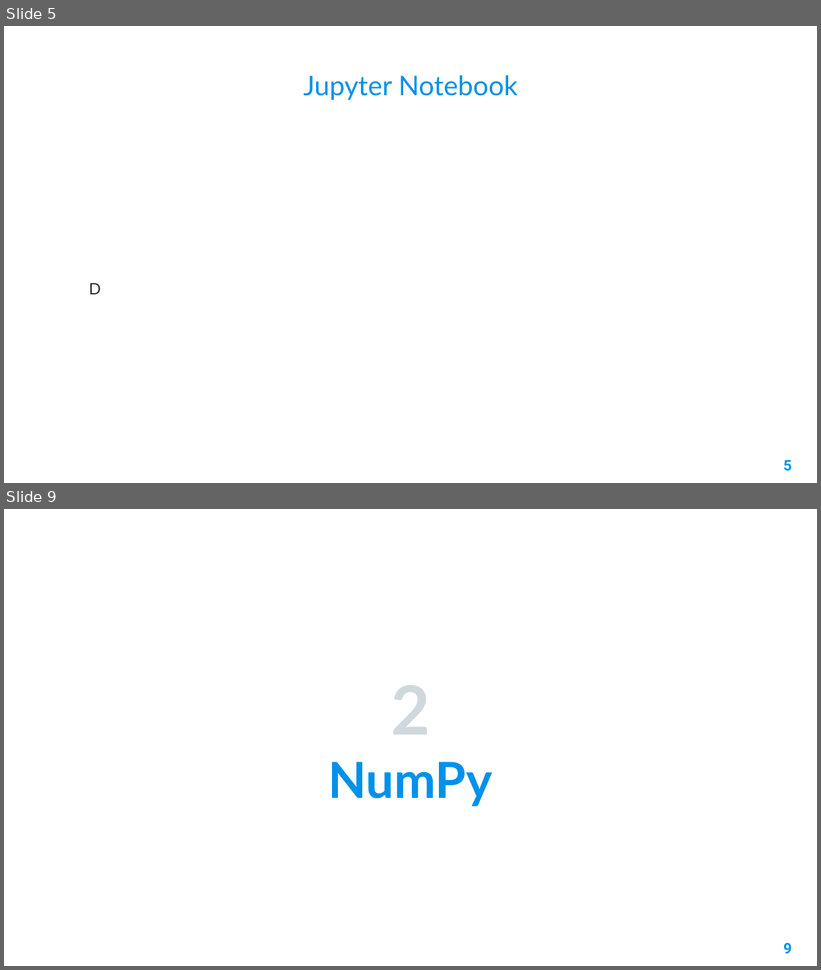
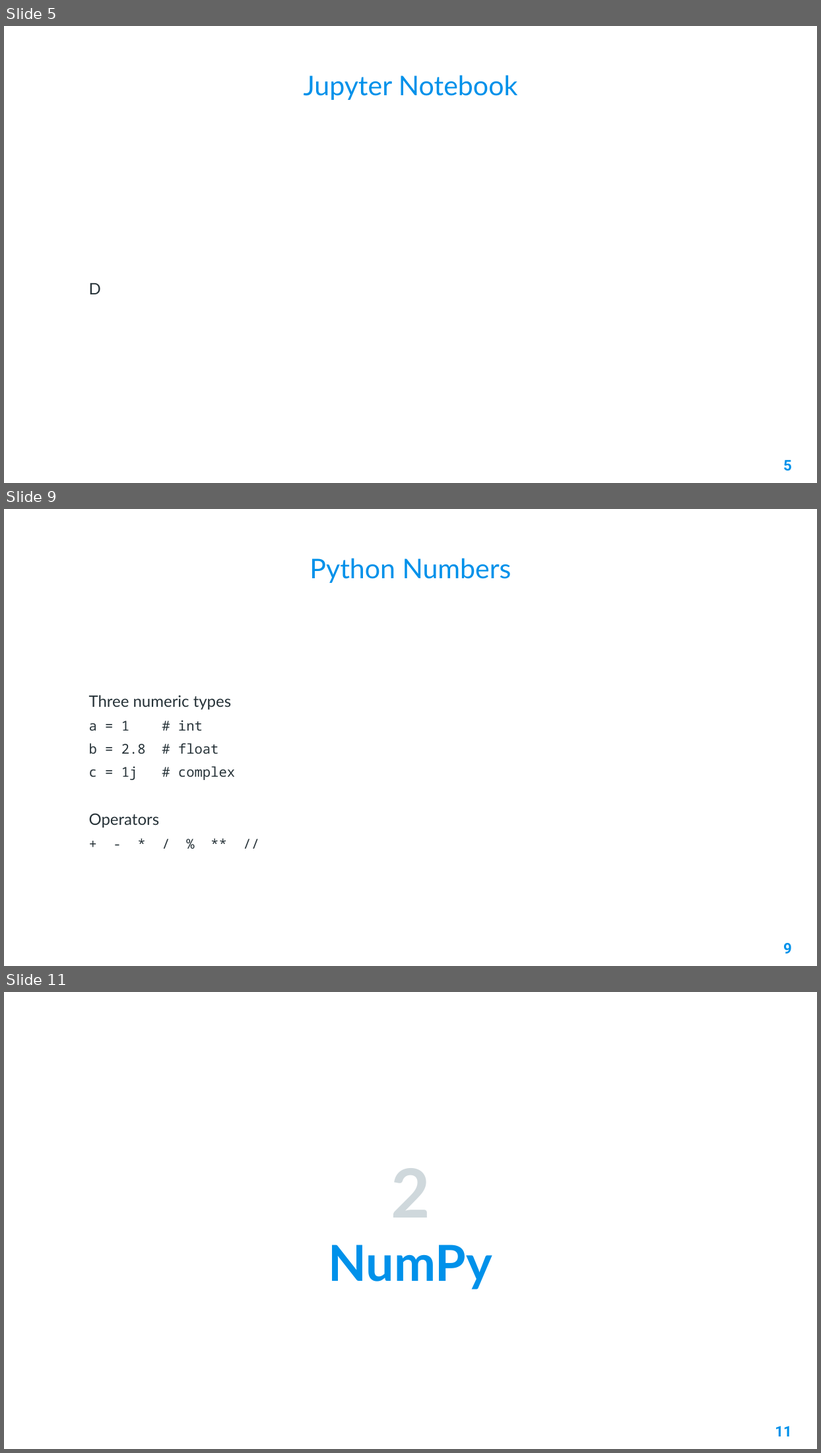
Before and after one commit to AleeRezaa/learn-python, a slide deck: Python.pptx. Shown one above the other, each under a label of ours: slides 5 and 9 before the commit, slides 5, 9 and 11 after it; the slides between them are not shown. The pictures are 821x970 and 821x1453 pixels, drawn with LibreOffice and Linux fonts; fonts in the diff are those of the drawing; background and template pictures are left out. Boxes give left, top, right and bottom in pixels: in the first picture for what was removed or moved away, otherwise in the second. Text is boxed around its words. In the diff, an @@ line names an element or a change of style, - is before the commit and + after.

```diff
--- a/Python.pptx
+++ b/Python.pptx
@@ slide 9 added at box(4, 509, 817, 966), background picture (left out) @@
@@ title added at box(310, 558, 512, 583), 24 pt, text #0091EA @@
+Python Numbers
@@ text added at box(89, 695, 235, 828), 12 pt, text #263238 @@
+Three numeric types
+a = 1 # int
+b = 2.8 # float
+c = 1j # complex
+Operators
++ - * / % ** //
@@ page number added at box(783, 943, 792, 954), 13 pt, text #0091EA, bold @@
+9
@@ what was slide 9 is now slide 11 @@
@@ page number at box(775, 1426, 791, 1437): text changed @@
-9
+11
```
Also in this commit, not shown: 4 slides changed, 1 other slide added, 2 other files.
